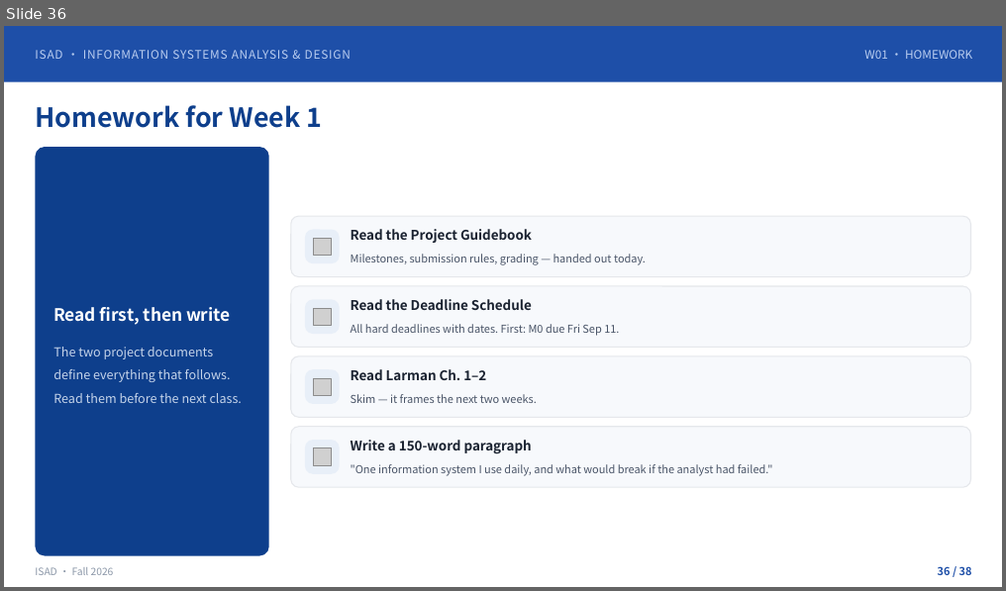
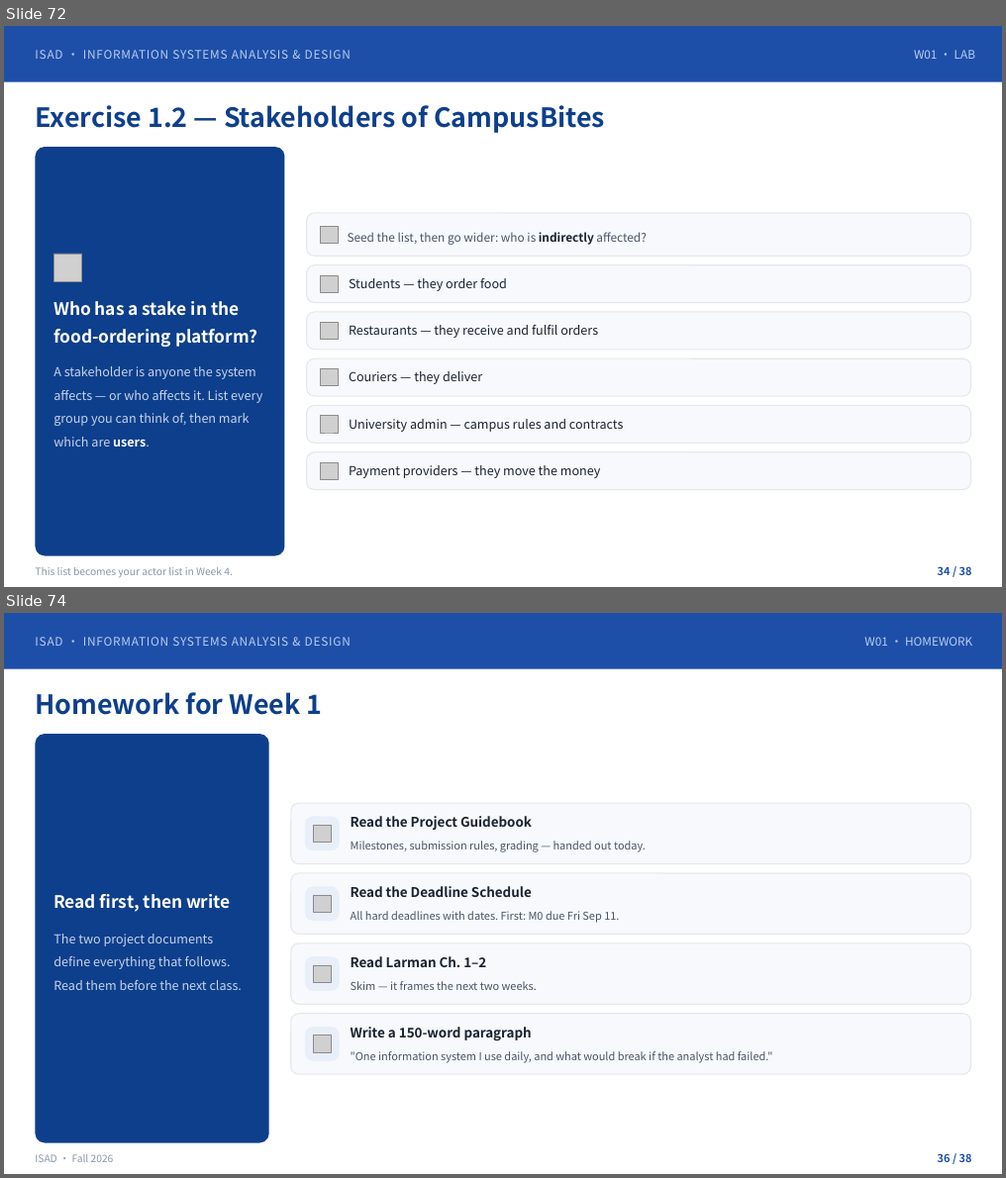
Before and after one commit to klausren/isad-course, a slide deck: 01-slides/W01-Introduction-Systems-Analysts-and-OOAD.pptx. Shown one above the other, each under a label of ours: slide 36 before the commit, slides 72 and 74 after it; the slides between them are not shown. The pictures are 1006x591 and 1006x1178 pixels, drawn with LibreOffice and Linux fonts; fonts in the diff are those of the drawing; grey boxes stand for pictures. Boxes give left, top, right and bottom in pixels: in the first picture for what was removed or moved away, otherwise in the second. Text is boxed around its words. In the diff, an @@ line names an element or a change of style, - is before the commit and + after.

```diff
--- a/01-slides/W01-Introduction-Systems-Analysts-and-OOAD.pptx
+++ b/01-slides/W01-Introduction-Systems-Analysts-and-OOAD.pptx
@@ slide 72 added at (4, 26, 1002, 587), background #FFFFFF @@
@@ rectangle added at (4, 26, 1002, 82), fill #1E4FA8 @@
@@ text added at (35, 50, 350, 59), 11.2 pt, text #B9CDF0 @@
+ISAD · INFORMATION SYSTEMS ANALYSIS & DESIGN
@@ text added at (914, 50, 975, 59), 11.2 pt, text #B9CDF0 @@
+W01 · LAB
@@ text added at (35, 105, 605, 133), 25.5 pt, text #0E3F8C, bold @@
+Exercise 1.2 — Stakeholders of CampusBites
@@ rounded rectangle added at (36, 147, 285, 556), fill #0E3F8C @@
@@ rounded rectangle added at (307, 213, 971, 256), fill #F7F9FC, outline #E5E7EB 1 pt @@
@@ picture added at (321, 227, 338, 244) @@
@@ text added at (348, 232, 646, 245), 11.2 pt, text #4A5568 @@
+Seed the list, then go wider: who is indirectly affected?
@@ picture added at (54, 254, 82, 282) @@
@@ rounded rectangle added at (307, 266, 971, 303), fill #F7F9FC, outline #E5E7EB 1 pt @@
@@ picture added at (321, 275, 338, 292) @@
@@ text added at (349, 278, 507, 291), 12 pt, text #1A2230 @@
+Students — they order food
@@ text added at (54, 301, 257, 348), 16.5 pt, text #FFFFFF, bold @@
+Who has a stake in the food-ordering platform?
@@ rounded rectangle added at (307, 312, 971, 350), fill #F7F9FC, outline #E5E7EB 1 pt @@
@@ picture added at (321, 322, 338, 340) @@
@@ text added at (349, 325, 598, 338), 12 pt, text #1A2230 @@
+Restaurants — they receive and fulfil orders
@@ text added at (54, 367, 262, 447), 12 pt, text #C5D4EA @@
+A stakeholder is anyone the system affects — or who affects it. List every group you can think of, then mark which are users.
@@ rounded rectangle added at (307, 360, 971, 396), fill #F7F9FC, outline #E5E7EB 1 pt @@
@@ picture added at (321, 369, 338, 386) @@
@@ text added at (349, 372, 482, 384), 12 pt, text #1A2230 @@
+Couriers — they deliver
@@ rounded rectangle added at (307, 405, 971, 443), fill #F7F9FC, outline #E5E7EB 1 pt @@
@@ picture added at (321, 416, 338, 433) @@
@@ text added at (349, 419, 624, 432), 12 pt, text #1A2230 @@
+University admin — campus rules and contracts
@@ rounded rectangle added at (307, 453, 971, 490), fill #F7F9FC, outline #E5E7EB 1 pt @@
@@ picture added at (321, 463, 338, 479) @@
@@ text added at (349, 466, 601, 478), 12 pt, text #1A2230 @@
+Payment providers — they move the money
@@ text added at (35, 568, 233, 578), 9.8 pt, text #8B97A8 @@
+This list becomes your actor list in Week 4.
@@ text added at (938, 567, 972, 575), 10.5 pt, text #1E4FA8, bold @@
+34 / 38
@@ what was slide 36 is now slide 74 @@
```
Also in this commit, not shown: 37 other slides added.
